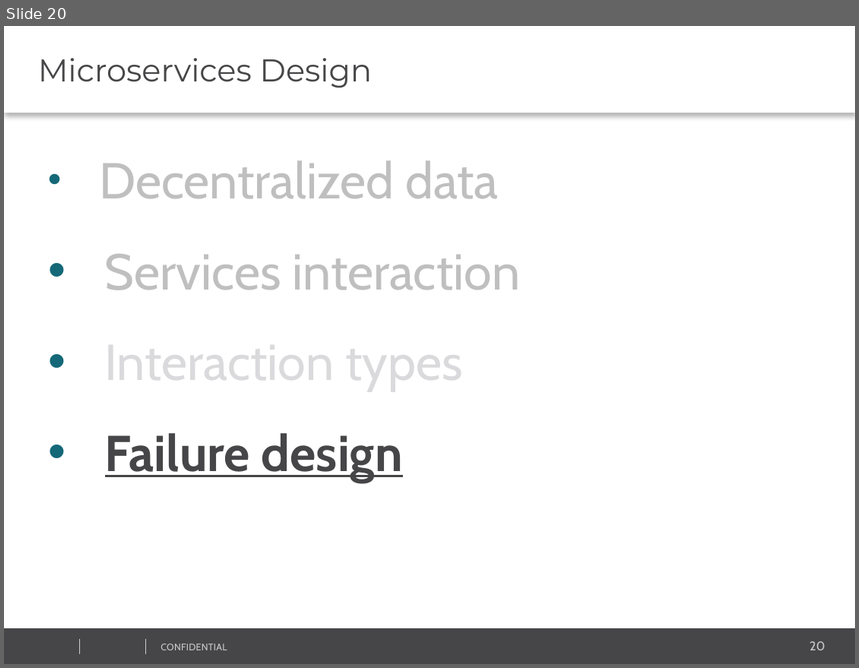
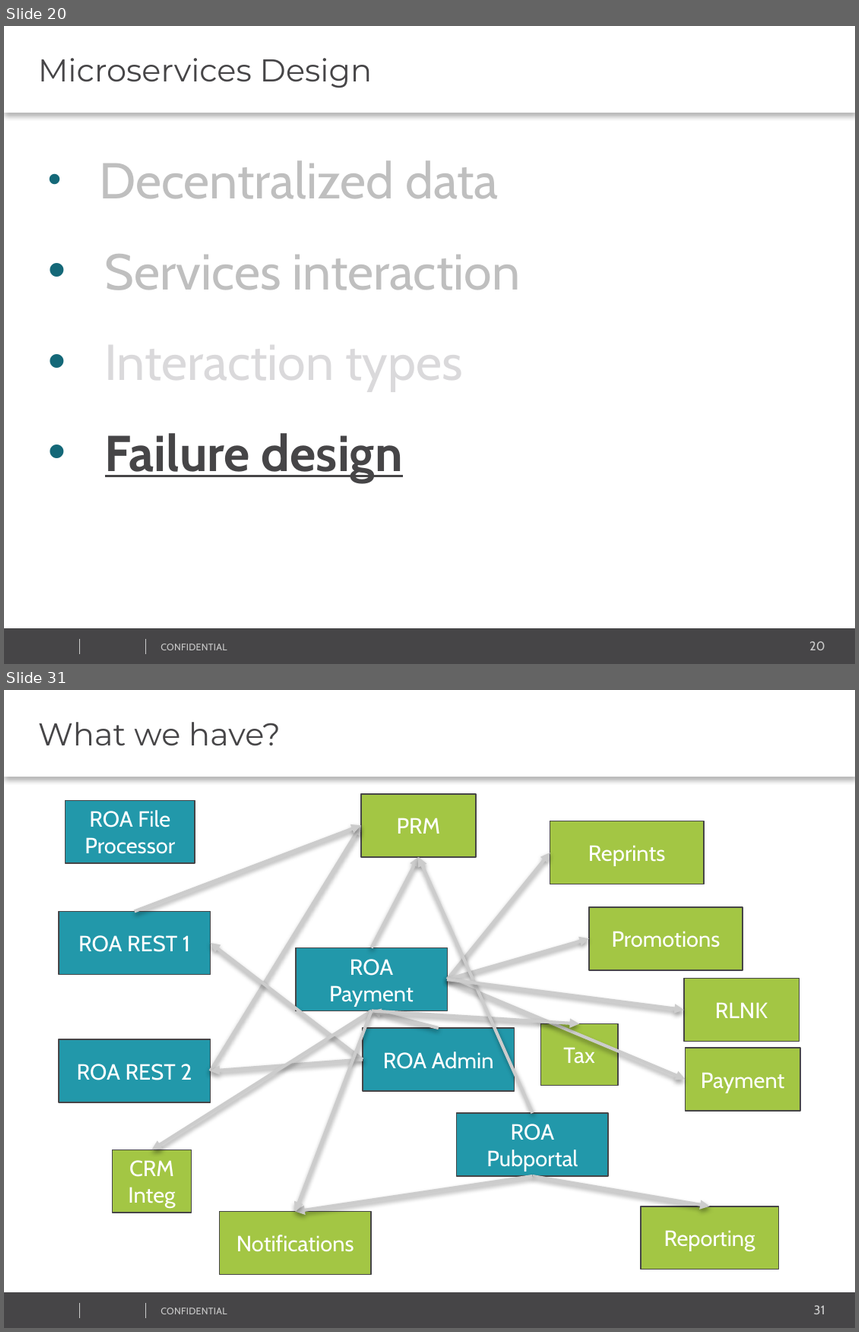
Before and after one commit to vitali-kviatkouski/personal, a slide deck: MicroservicesITWeek2017.pptx. Shown one above the other, each under a label of ours: slide 20 before the commit, slides 20 and 31 after it; the slides between them are not shown. The pictures are 859x668 and 859x1332 pixels, drawn with LibreOffice and Linux fonts; fonts in the diff are those of the drawing; background and template pictures are left out. Boxes give left, top, right and bottom in pixels: in the first picture for what was removed or moved away, otherwise in the second. Text is boxed around its words. In the diff, an @@ line names an element or a change of style, - is before the commit and + after.

```diff
--- a/MicroservicesITWeek2017.pptx
+++ b/MicroservicesITWeek2017.pptx
@@ slide 31 added at bbox=[4, 690, 855, 1328], background #FFFFFF; not listed: 5 template elements that a slide beside it also shows @@
@@ text added at bbox=[4, 690, 855, 777], fill #FFFFFF, 20 pt, text #464547 @@
+What we have?
@@ rectangle added at bbox=[66, 800, 195, 863], fill #2298AA, outline #464547 0.75 pt, 14 pt, text #FFFFFF @@
+ROA File Processor
@@ rectangle added at bbox=[361, 794, 476, 858], fill #A3C644, outline #464547 0.75 pt, 14 pt, text #FFFFFF @@
+PRM
@@ arrow added from (135, 911) to (361, 825), #CCCCCC 2 pt @@
@@ arrow added from (211, 1072) to (361, 825), #CCCCCC 2 pt @@
@@ rectangle added at bbox=[550, 821, 703, 885], fill #A3C644, outline #464547 0.75 pt, 14 pt, text #FFFFFF @@
+Reprints
@@ arrow added from (372, 948) to (418, 857), #CCCCCC 2 pt @@
@@ arrow added from (533, 1113) to (418, 857), #CCCCCC 2 pt @@
@@ arrow added from (448, 980) to (550, 853), #CCCCCC 2 pt @@
@@ rectangle added at bbox=[59, 911, 211, 975], fill #2298AA, outline #464547 0.75 pt, 14 pt, text #FFFFFF @@
+ROA REST 1
@@ rectangle added at bbox=[590, 907, 743, 970], fill #A3C644, outline #464547 0.75 pt, 14 pt, text #FFFFFF @@
+Promotions
@@ arrow added from (448, 980) to (590, 939), #CCCCCC 2 pt @@
@@ arrow added from (363, 1060) to (211, 943), #CCCCCC 2 pt @@
@@ rectangle added at bbox=[296, 948, 448, 1011], fill #2298AA, outline #464547 0.75 pt, 14 pt, text #FFFFFF @@
+ROA Payment
@@ arrow added from (448, 980) to (685, 1079), #CCCCCC 2 pt @@
@@ arrow added from (448, 980) to (448, 980), #CCCCCC 2 pt @@
@@ arrow added from (448, 980) to (684, 1010), #CCCCCC 2 pt @@
@@ rectangle added at bbox=[684, 978, 798, 1042], fill #A3C644, outline #464547 0.75 pt, 14 pt, text #FFFFFF @@
+RLNK
@@ arrow added from (372, 1011) to (151, 1150), #CCCCCC 2 pt @@
@@ arrow added from (372, 1011) to (296, 1212), #CCCCCC 2 pt @@
@@ rectangle added at bbox=[363, 1028, 515, 1092], fill #2298AA, outline #464547 0.75 pt, 14 pt, text #FFFFFF @@
+ROA Admin
@@ arrow added from (439, 1028) to (372, 1011), #CCCCCC 2 pt @@
@@ arrow added from (372, 1011) to (579, 1024), #CCCCCC 2 pt @@
@@ rectangle added at bbox=[541, 1024, 618, 1085], fill #A3C644, outline #464547 0.75 pt, 14 pt, text #FFFFFF @@
+Tax
@@ rectangle added at bbox=[59, 1040, 211, 1103], fill #2298AA, outline #464547 0.75 pt, 14 pt, text #FFFFFF @@
+ROA REST 2
@@ rectangle added at bbox=[685, 1047, 800, 1111], fill #A3C644, outline #464547 0.75 pt, 14 pt, text #FFFFFF @@
+Payment
@@ arrow added from (363, 1060) to (211, 1072), #CCCCCC 2 pt @@
@@ rectangle added at bbox=[457, 1113, 609, 1177], fill #2298AA, outline #464547 0.75 pt, 14 pt, text #FFFFFF @@
+ROA Pubportal
@@ rectangle added at bbox=[113, 1150, 191, 1213], fill #A3C644, outline #464547 0.75 pt, 14 pt, text #FFFFFF @@
+CRM Integ
@@ arrow added from (533, 1177) to (296, 1212), #CCCCCC 2 pt @@
@@ arrow added from (533, 1177) to (710, 1206), #CCCCCC 2 pt @@
@@ rectangle added at bbox=[220, 1212, 372, 1276], fill #A3C644, outline #464547 0.75 pt, 14 pt, text #FFFFFF @@
+Notifications
@@ rectangle added at bbox=[641, 1206, 779, 1270], fill #A3C644, outline #464547 0.75 pt, 14 pt, text #FFFFFF @@
+Reporting
```
Also in this commit, not shown: 9 slides changed, 3 other slides added, 1 slide removed.
